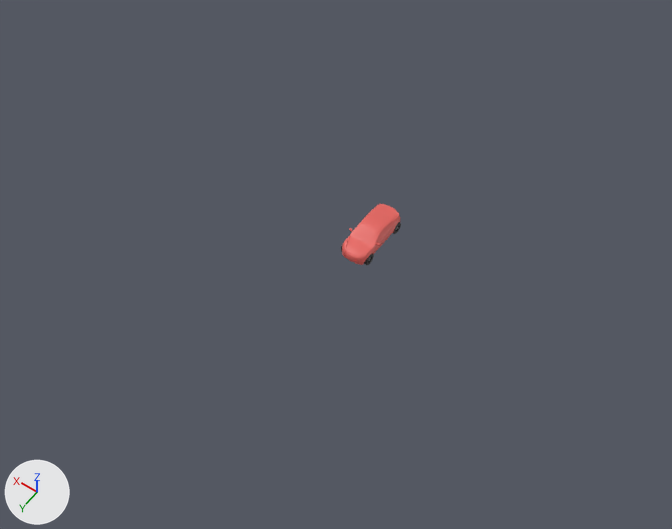
Two versions of the Blender file cars.blend, one commit apart.
The view is the same before and after, from a 50 mm lens placed at (-39.4, 60.9, 89.5), pointed at (2.7, 2.1, -2.9). The lights are fixed; the arrows at lower left show +X, +Y and +Z.

Script lines for the objects in view, before the commit:
```python
me_circle_013 = bpy.data.meshes.new('Circle.013')
me_circle_013.from_pydata(...)  # 522 vertices, 502 faces; spans x -2.95..-0.36, y -6.36..2.93, z -2.26..0.01
me_circle_013.polygons.foreach_set('use_smooth', [True] * 502)
me_circle_013.materials.append(mat_sedan1)  # red #e7655f
ob_sedanbody = bpy.data.objects.new('SedanBody', me_circle_013)
ob_sedanbody.location = (0.0, 0.0, 0.0)
ob_sedanbody.rotation_euler = (0.0, 1.571, 0.0)  # degrees (0, 90, 0)
_m = ob_sedanbody.modifiers.new('Mirror', 'MIRROR')
_m.use_axis = (False, False, True)
```
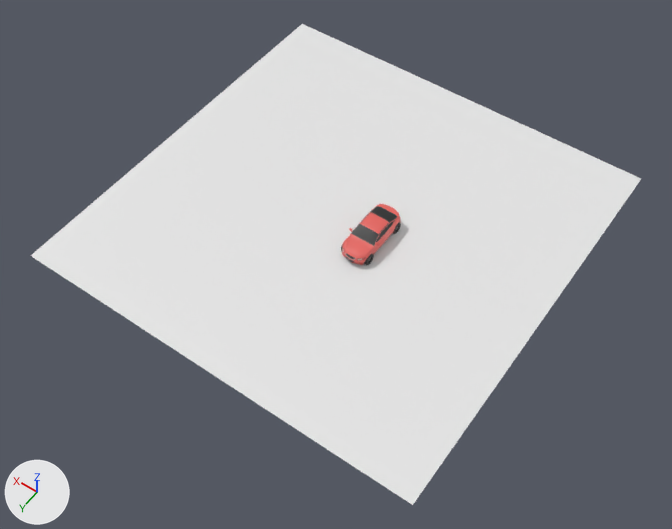
Commit message: Finish sedan

Boxes (x1, y1, x2, y2) around the edits, measured in the pictures (672 x 529 px):
'Plane', added: after (31, 24, 641, 505)
part 1 of me_circle_013, built on: before (342, 205, 400, 265); after (342, 205, 401, 265)
part 2 of me_circle_013, recoloured: (359, 225, 377, 238) in both
part 3 of me_circle_013, recoloured: before (357, 215, 387, 241); after (357, 218, 387, 241)

Edits to the bpy script that builds the scene:
```text
Add mat_sedangrill2:
    mat_sedangrill2 = principled_material('SedanGrill2')
    mat_sedangrill2.base_color = (0.429, 0.429, 0.429)  # grey #afafaf
Add mat_sedanwhitelights:
    mat_sedanwhitelights = principled_material('SedanWhiteLights')
    mat_sedanwhitelights.base_color = (0.549, 0.54, 0.47)  # light grey #c4c2b6
Add mat_sedangrill:
    mat_sedangrill = principled_material('SedanGrill')
    mat_sedangrill.base_color = (0.0331, 0.0331, 0.0331)  # black #333333
Add mat_carwindowtrim:
    mat_carwindowtrim = principled_material('CarWindowTrim')
    mat_carwindowtrim.base_color = (0.0871, 0.0871, 0.0871)  # dark grey #535353
Add mat_sedanfoglights:
    mat_sedanfoglights = principled_material('SedanFogLights')
    mat_sedanfoglights.base_color = (0.274, 0.259, 0.148)  # yellow #8f8b6b
Add mat_sedanredlights:
    mat_sedanredlights = principled_material('SedanRedLights')
    mat_sedanredlights.base_color = (0.507, 0.042, 0.0491)  # red #bd3a3f
Change me_circle_013:
    used by ob_sedanbody; location = (0.0, 0.0, 0.0); rotation_euler = (0.0, 1.571, 0.0), in degrees (0, 90, 0)
    remove me_circle_013.from_pydata(...)  # 522 vertices, 502 faces; spans x -2.95..-0.36, y -6.36..2.93, z -2.26..0.01
    add me_circle_013.from_pydata(...)  # 851 vertices, 805 faces; spans x -2.95..-0.36, y -6.35..2.93, z -2.26..0.0
    me_circle_013 part 1: 44 vertices moved from x -2.88..-0.5, y -6.35..2.93, z -1.85..0.01 to x -2.83..-0.45, y -6.28..2.92, z -1.87..0.0; 47 vertices removed from x -2.32..-0.5, y -6.36..2.93, z -1.85..0.01; 376 vertices added at x -2.94..-0.36, y -6.33..2.93, z -1.92..0.0
    me_circle_013 part 2: 7 faces spanning x -2.82..-2.09, y -1.14..0.21, z -2.24..0.0 switch from mat_sedan1 (red #e7655f) to mat_carwindows_001 (black #2a2a2a)
    me_circle_013 part 3: 13 faces spanning x -2.83..-2.07, y -2.84..0.28, z -2.26..0.0 switch from mat_sedan1 (red #e7655f) to mat_carwindowtrim (dark grey #535353)
    add me_circle_013.materials.append(mat_sedanfoglights)  # yellow #8f8b6b
    add me_circle_013.materials.append(mat_sedangrill)  # black #333333
    add me_circle_013.materials.append(mat_sedangrill2)  # grey #afafaf
    add me_circle_013.materials.append(mat_sedanredlights)  # red #bd3a3f
    add me_circle_013.materials.append(mat_sedanwhitelights)  # light grey #c4c2b6
Add me_plane:
    me_plane.from_pydata([(-1.0, -1.0, 0.0), (1.0, -1.0, 0.0), (-1.0, 1.0, 0.0), (1.0, 1.0, 0.0)], [], [(0, 1, 3, 2)])
Add ob_plane:
    ob_plane = bpy.data.objects.new('Plane', me_plane)
    ob_plane.location = (4.8, -3.2, 0.0)
    ob_plane.scale = (27.8, 27.8, 27.8)
```
